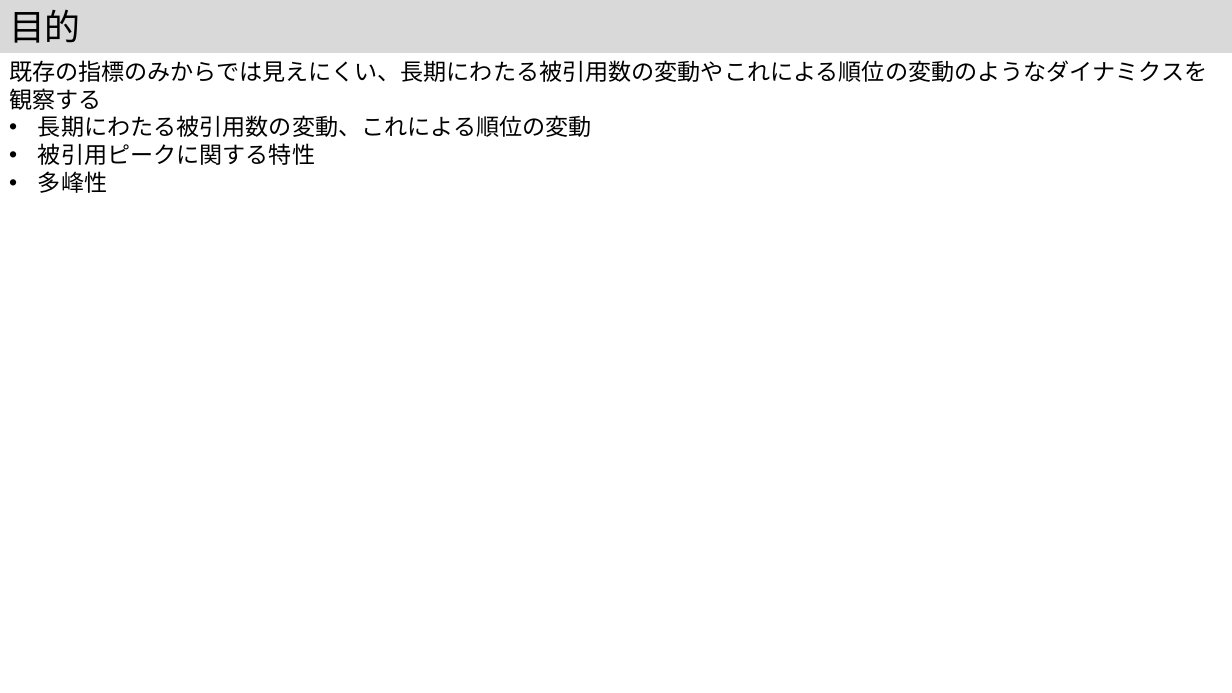
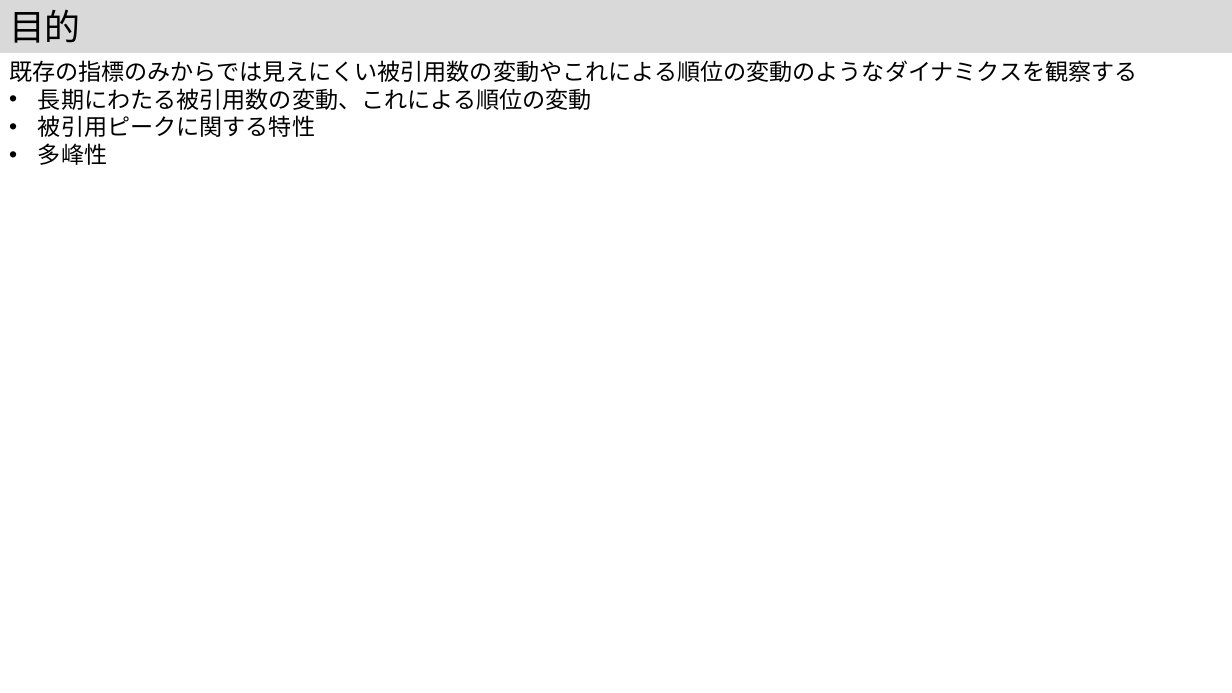
Before and after one commit to kouamano/pubmed-analysis, a slide deck: slide 3 of 202312/MIS41.pptx. Drawn at 1232x693 pixels with LibreOffice and Linux fonts; fonts in the diff are those of the drawing. Boxes give left, top, right and bottom in pixels: in the first picture for what was removed or moved away, otherwise in the second. Text is boxed around its words. In the diff, an @@ line names an element or a change of style, - is before the commit and + after.

```diff
--- a/202312/MIS41.pptx
+++ b/202312/MIS41.pptx
@@ text at bbox=[9, 60, 1138, 82]: text changed @@
-既存の指標のみからでは見えにくい、長期にわたる被引用数の変動やこれによる順位の変動のようなダイナミクスを観察する
+既存の指標のみからでは見えにくい被引用数の変動やこれによる順位の変動のようなダイナミクスを観察する
```
Also in this commit, not shown: 4 other slides changed.
